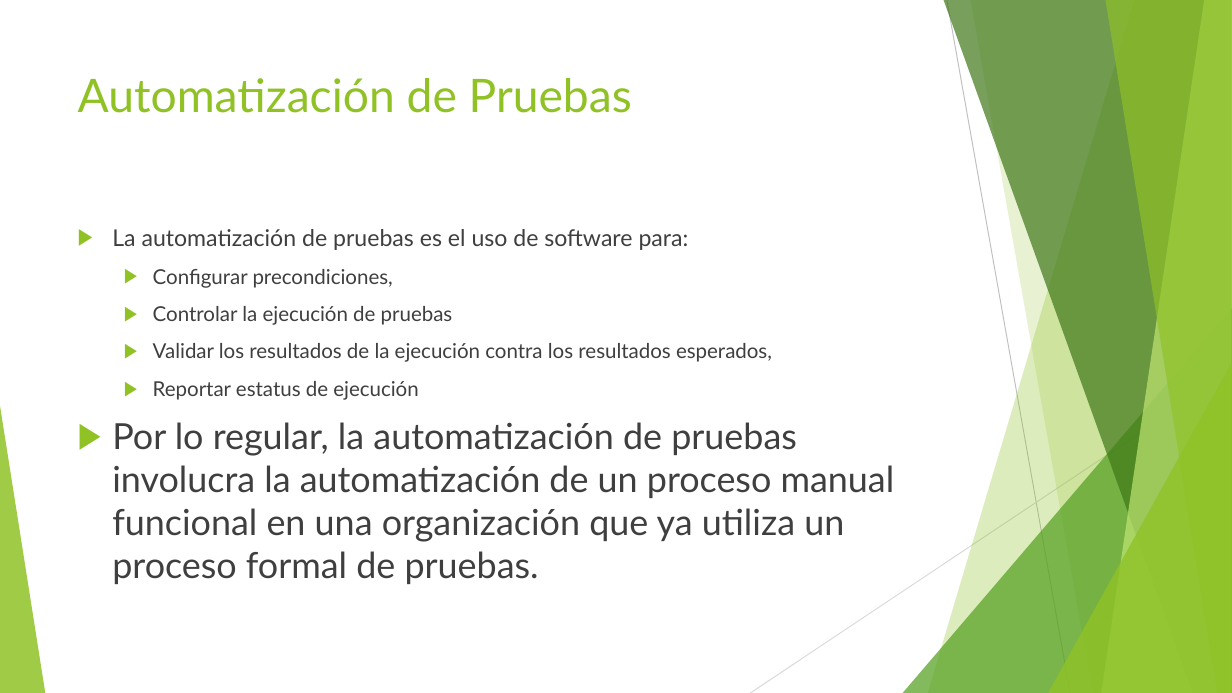
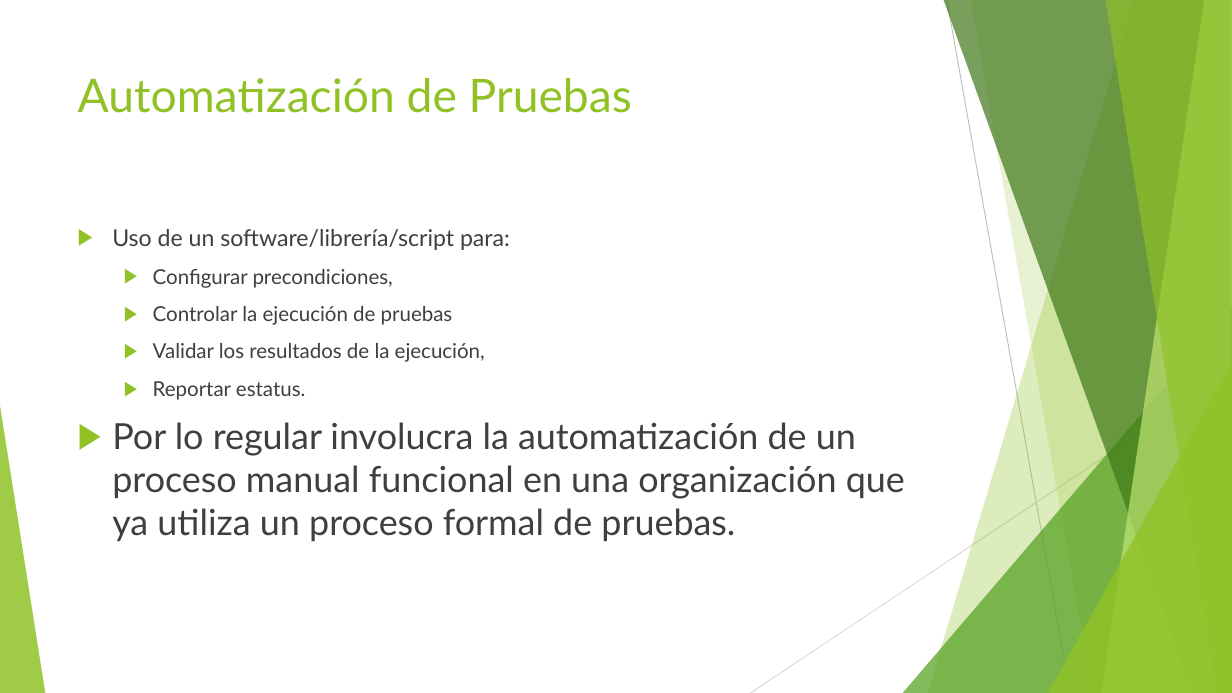
Before and after one commit to jomarnavarro/intro_automation, a slide deck: slide 4 of presentaciones/Selenium, session 1.pptx. Drawn at 1232x693 pixels with LibreOffice and Linux fonts; fonts in the diff are those of the drawing. Boxes give left, top, right and bottom in pixels: in the first picture for what was removed or moved away, otherwise in the second. Text is boxed around its words. In the diff, an @@ line names an element or a change of style, - is before the commit and + after.

```diff
--- a/presentaciones/Selenium, session 1.pptx
+++ b/presentaciones/Selenium, session 1.pptx
@@ text at box(112, 229, 510, 250): text changed @@
-▶ La automatización de pruebas es el uso de software para:
+▶ Uso de un software/librería/script para:
@@ text at box(112, 343, 905, 541): text changed @@
-  ▶ Validar los resultados de la ejecución contra los resultados esperados,
-  ▶ Reportar estatus de ejecución
-▶ Por lo regular, la automatización de pruebas involucra la automatización de un proceso manual funcional en una organización que ya utiliza un proceso formal de pruebas.
+  ▶ Validar los resultados de la ejecución,
+  ▶ Reportar estatus.
+▶ Por lo regular involucra la automatización de un proceso manual funcional en una organización que ya utiliza un proceso formal de pruebas.
```
Also in this commit, not shown: 7 other slides changed, 3 slides added, 2 slides removed.
